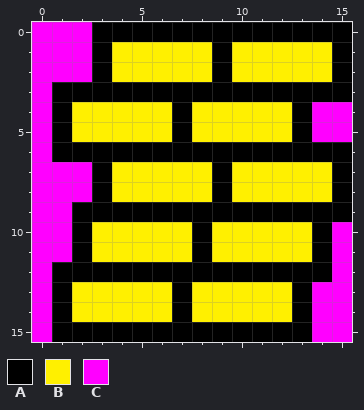
Two states of a pixel-art sprite, TowerDefense/imgs/goldcoins.png. Above: the version before the commit.
The file is 16x16 pixels.
Palette (. is transparent): A #000000  B #fff000  C #ff00ff
Pixels before, first column x 0:
 0 CCCAAAAAAAAAAAAA
 1 CCCABBBBBABBBBBA
 2 CCCABBBBBABBBBBA
 3 CAAAAAAAAAAAAAAA
 4 CABBBBBABBBBBACC
 5 CABBBBBABBBBBACC
 6 CAAAAAAAAAAAAAAA
 7 CCCABBBBBABBBBBA
 8 CCCABBBBBABBBBBA
 9 CCAAAAAAAAAAAAAA
10 CCABBBBBABBBBBAC
11 CCABBBBBABBBBBAC
12 CAAAAAAAAAAAAAAC
13 CABBBBBABBBBBACC
14 CABBBBBABBBBBACC
15 CAAAAAAAAAAAAACC
After:
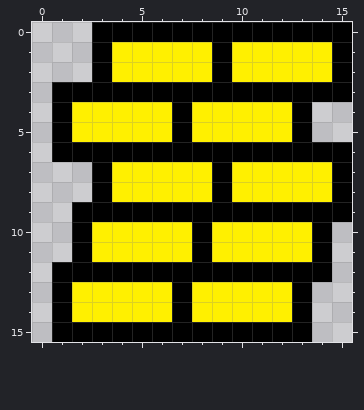
Diff:
{"y":0,"x":0,"old":"CCC","new":"..."}
{"y":1,"x":0,"old":"CCC","new":"..."}
{"y":2,"x":0,"old":"CCC","new":"..."}
{"y":3,"x":0,"old":"C","new":"."}
{"y":4,"x":0,"old":"C","new":"."}
{"y":4,"x":14,"old":"CC","new":".."}
{"y":5,"x":0,"old":"C","new":"."}
{"y":5,"x":14,"old":"CC","new":".."}
{"y":6,"x":0,"old":"C","new":"."}
{"y":7,"x":0,"old":"CCC","new":"..."}
{"y":8,"x":0,"old":"CCC","new":"..."}
{"y":9,"x":0,"old":"CC","new":".."}
{"y":10,"x":0,"old":"CC","new":".."}
{"y":10,"x":15,"old":"C","new":"."}
{"y":11,"x":0,"old":"CC","new":".."}
{"y":11,"x":15,"old":"C","new":"."}
{"y":12,"x":0,"old":"C","new":"."}
{"y":12,"x":15,"old":"C","new":"."}
{"y":13,"x":0,"old":"C","new":"."}
{"y":13,"x":14,"old":"CC","new":".."}
{"y":14,"x":0,"old":"C","new":"."}
{"y":14,"x":14,"old":"CC","new":".."}
{"y":15,"x":0,"old":"C","new":"."}
{"y":15,"x":14,"old":"CC","new":".."}
{"label":"erased","picture_box":[32,22,92,342]}
{"label":"erased","picture_box":[312,102,352,142]}
{"label":"erased","picture_box":[312,222,352,342]}
